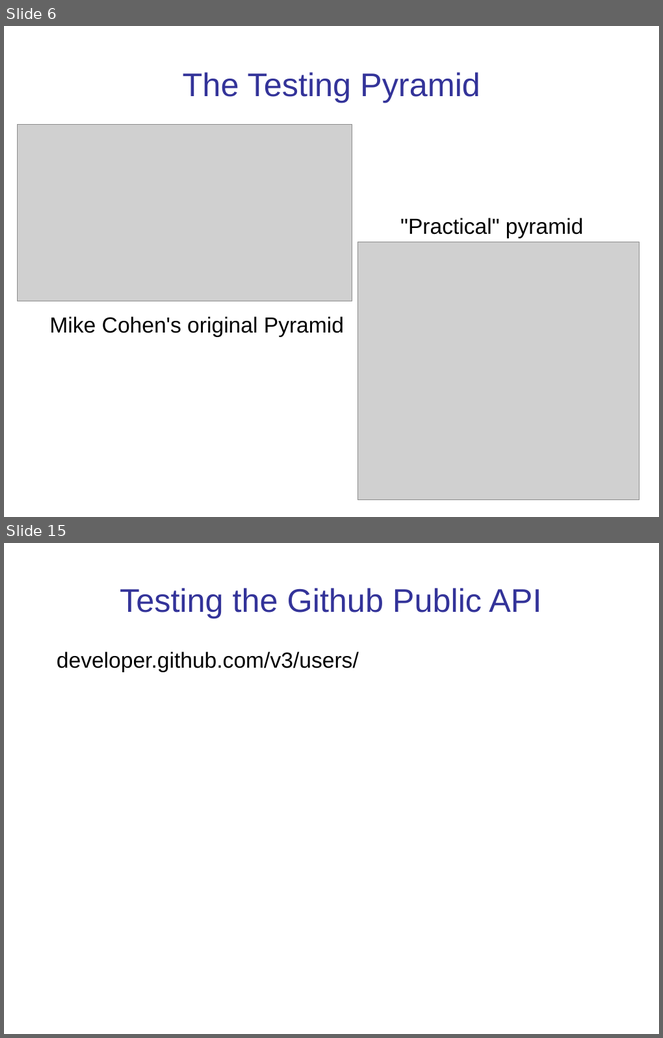
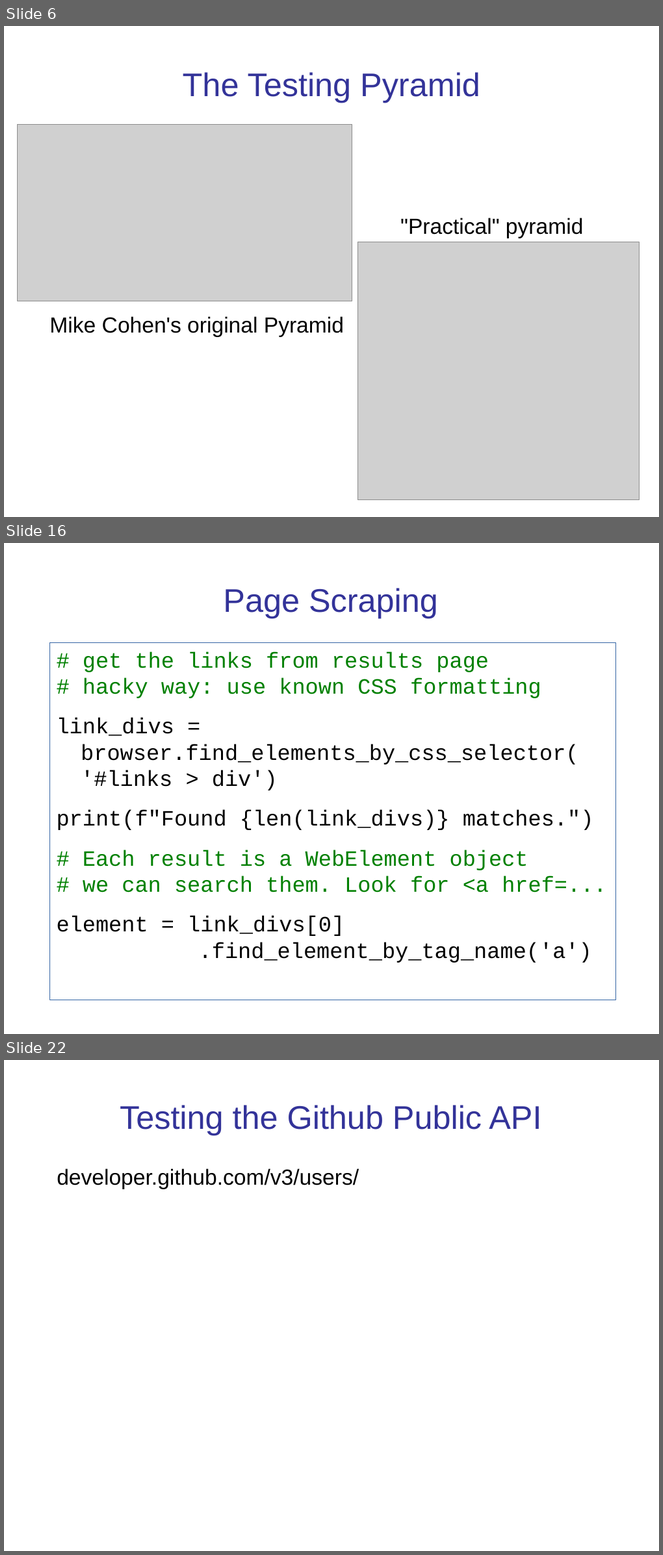
Before and after one commit to cpske/ISP, a slide deck: testing/WebTesting.ppt. Shown one above the other, each under a label of ours: slides 6 and 15 before the commit, slides 6, 16 and 22 after it; the slides between them are not shown. The pictures are 663x1038 and 663x1555 pixels, drawn with LibreOffice and Linux fonts; fonts in the diff are those of the drawing; grey boxes stand for pictures. Boxes give left, top, right and bottom in pixels: in the first picture for what was removed or moved away, otherwise in the second. Text is boxed around its words. In the diff, an @@ line names an element or a change of style, - is before the commit and + after.

```diff
--- a/testing/WebTesting.ppt
+++ b/testing/WebTesting.ppt
@@ slide 16 added at [4, 543, 659, 1034], background #FFFFFF @@
@@ title added at [223, 588, 438, 618], 36 pt, text #333399 @@
+Page Scraping
@@ text added at [50, 642, 616, 1001], outline #3465A4 0.74 pt, 24 pt, text #000000 @@
+# get the links from results page
+# hacky way: use known CSS formatting
+link_divs = browser.find_elements_by_css_selector(
+'#links > div')
+print(f"Found {len(link_divs)} matches.")
+# Each result is a WebElement object
+# we can search them. Look for <a href=...
+element = link_divs[0]
+.find_element_by_tag_name('a')
@@ what was slide 15 is now slide 22 @@
```
Also in this commit, not shown: 7 slides changed, 8 other slides added, 2 slides removed, 2 other files.
